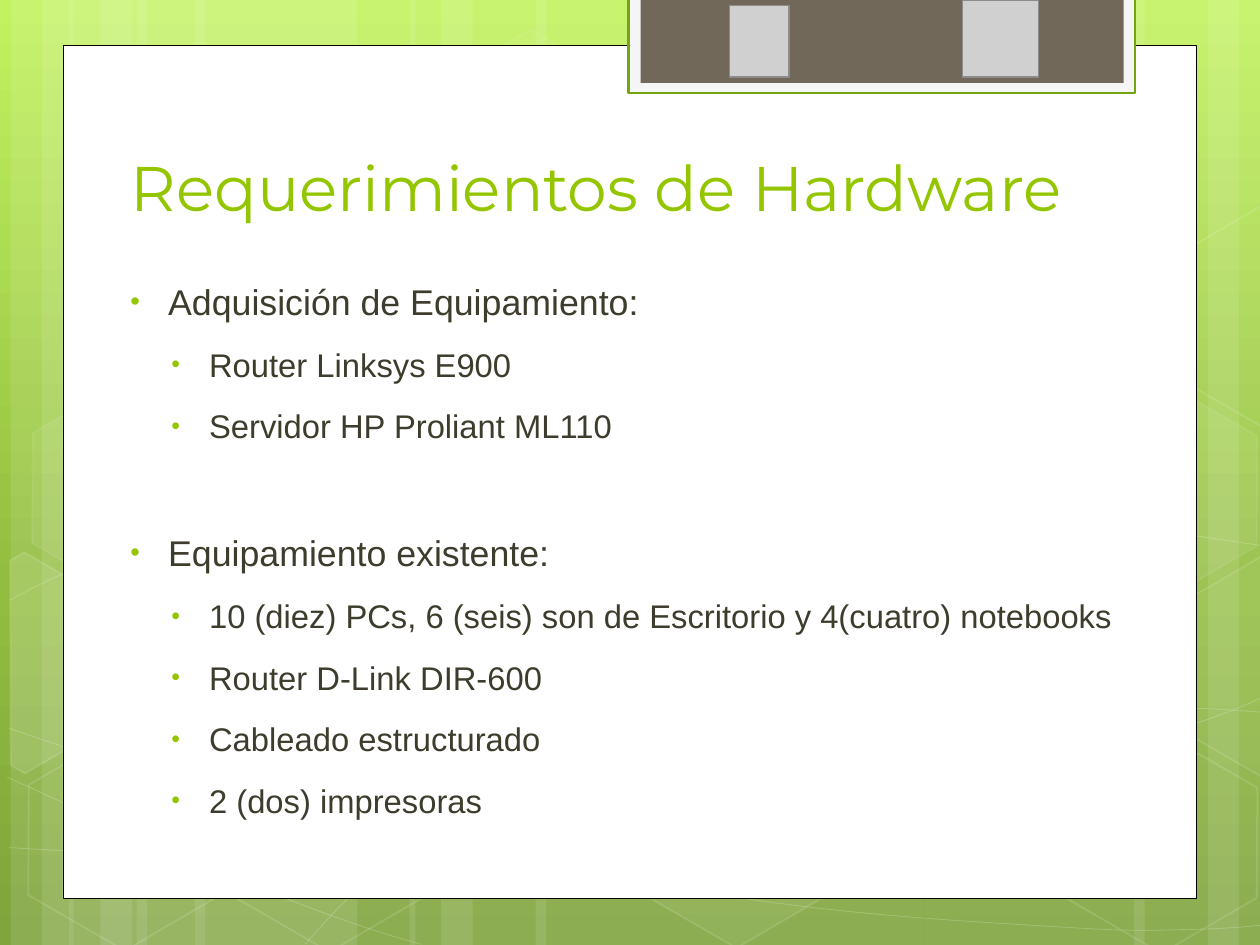
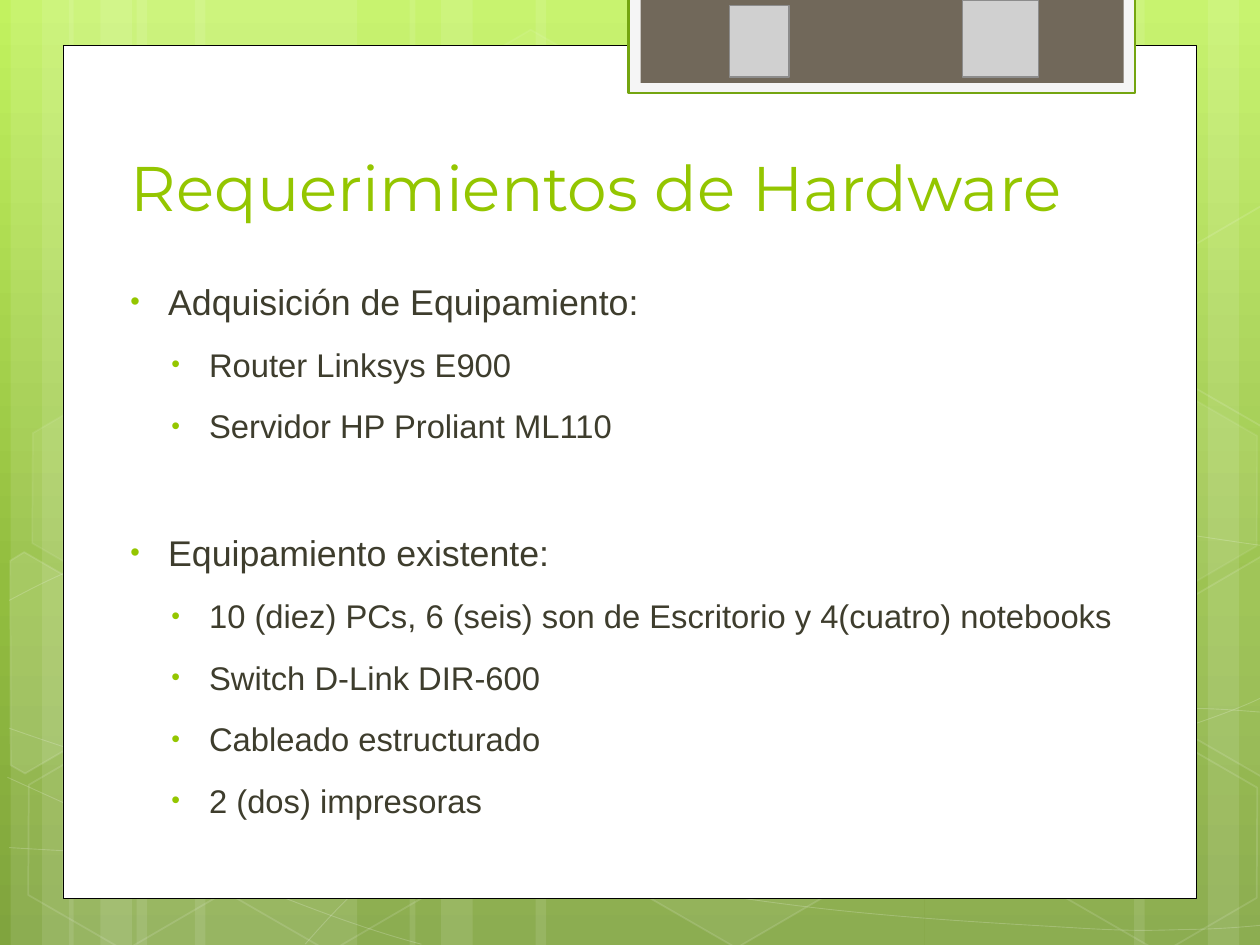
Before and after one commit to ptissera/habilitacion-profesional-2012-4k4, a slide deck: slide 32 of Documentacion/Proyecto/Presentacion Final/Exposicion Final.pptx. Drawn at 1260x945 pixels with LibreOffice and Linux fonts; fonts in the diff are those of the drawing; grey boxes stand for pictures. Boxes give left, top, right and bottom in pixels: in the first picture for what was removed or moved away, otherwise in the second. Text is boxed around its words. In the diff, an @@ line names an element or a change of style, - is before the commit and + after.

```diff
--- a/Documentacion/Proyecto/Presentacion Final/Exposicion Final.pptx
+++ b/Documentacion/Proyecto/Presentacion Final/Exposicion Final.pptx
@@ text at box(209, 666, 540, 691): text changed @@
-  • Router D-Link DIR-600
+  • Switch D-Link DIR-600
```
Also in this commit, not shown: 6 other slides changed.
